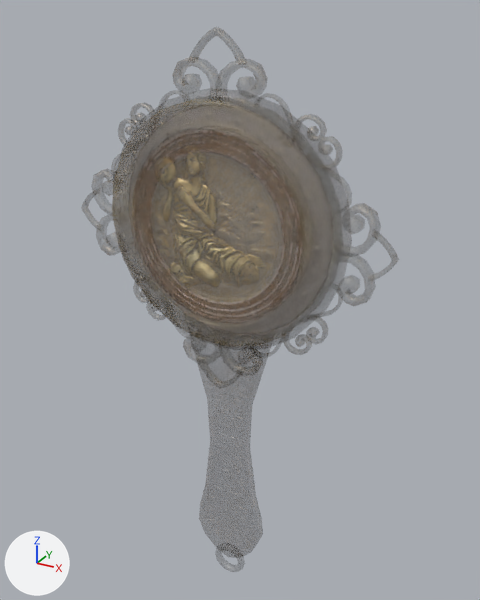
The FBX model Framework/Client/Bin/Resources/Models/Map/Prop/Gimmick/sm42/sm42_182_womanstatue01a_Mini_Anim.fbx: old version first, new version second.
Camera for both pictures: a camera (50 mm lens) standing at (0.266, -0.453, 0.164) and looking at (0.001, 0.028, -0.077). The axes (+X, +Y, +Z) are drawn at lower left. The lights are the same throughout. Where no turn or scale is listed for an object, it has been applied to the vertices.

Objects in the first picture: 'LOD_1_Group_0_Sub_1__sm42_182_WomanStatue01A_D_Mat', 'LOD_1_Group_0_Sub_2__sm73_145_VirginMedal02A_A_Mat__Env_7f84548', 'LOD_1_Group_1_Sub_2__sm73_145_VirginMedal02A_A_Mat__Env_a1c69f3', 'LOD_1_Group_4_Sub_1__sm73_145_VirginMedal02A_A_Mat__Env_18ec4b6'.
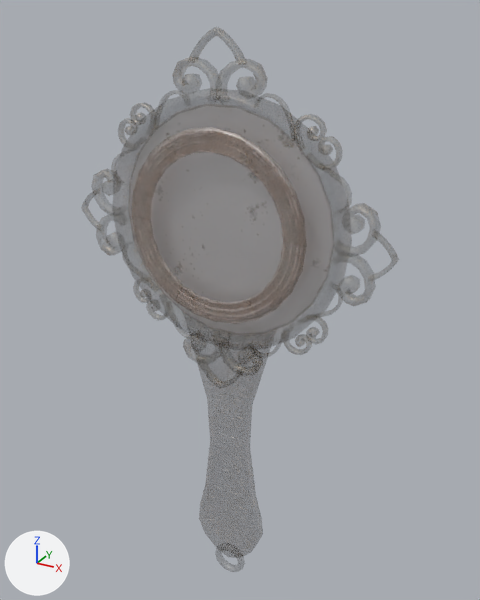
What changed in the scene script:
```text
Remove ob_lod_1_group_4_sub_1__sm73_145_virginmedal02a_a_mat__env_18ec4b6:
    ob_lod_1_group_4_sub_1__sm73_145_virginmedal02a_a_mat__env_18ec4b6 = bpy.data.objects.new('LOD_1_Group_4_Sub_1__sm73_145_VirginMedal02A_A_Mat__Env_18ec4b6', me_lod_1_group_4_sub_1__sm73_145_virginmedal02a_a_mat__env_256291c)
    ob_lod_1_group_4_sub_1__sm73_145_virginmedal02a_a_mat__env_18ec4b6.location = (0.0, 0.0, 0.0)
Remove ob_lod_1_group_1_sub_2__sm73_145_virginmedal02a_a_mat__env_a1c69f3:
    ob_lod_1_group_1_sub_2__sm73_145_virginmedal02a_a_mat__env_a1c69f3 = bpy.data.objects.new('LOD_1_Group_1_Sub_2__sm73_145_VirginMedal02A_A_Mat__Env_a1c69f3', me_lod_1_group_1_sub_2__sm73_145_virginmedal02a_a_mat__env_5ec6da7)
    ob_lod_1_group_1_sub_2__sm73_145_virginmedal02a_a_mat__env_a1c69f3.location = (0.0, 0.0, 0.0)
Remove ob_lod_1_group_1_sub_1__sm42_182_womanstatue01a_d_mat:
    ob_lod_1_group_1_sub_1__sm42_182_womanstatue01a_d_mat = bpy.data.objects.new('LOD_1_Group_1_Sub_1__sm42_182_WomanStatue01A_D_Mat', me_lod_1_group_1_sub_1__sm42_182_womanstatue01a_d_mat_mesh0001)
    ob_lod_1_group_1_sub_1__sm42_182_womanstatue01a_d_mat.location = (0.0, 0.0, 0.0)
Remove ob_lod_1_group_0_sub_2__sm73_145_virginmedal02a_a_mat__env_7f84548:
    ob_lod_1_group_0_sub_2__sm73_145_virginmedal02a_a_mat__env_7f84548 = bpy.data.objects.new('LOD_1_Group_0_Sub_2__sm73_145_VirginMedal02A_A_Mat__Env_7f84548', me_lod_1_group_0_sub_2__sm73_145_virginmedal02a_a_mat__env_3372ab4)
    ob_lod_1_group_0_sub_2__sm73_145_virginmedal02a_a_mat__env_7f84548.location = (0.0, 0.0, 0.0)
```

Pixel boxes [x1, y1, x2, y2] of what changed, in the pictures (480 x 600 px):
'LOD_1_Group_1_Sub_2__sm73_145_VirginMedal02A_A_Mat__Env_a1c69f3', deleted: before [154, 145, 265, 288]
'LOD_1_Group_0_Sub_2__sm73_145_VirginMedal02A_A_Mat__Env_7f84548', deleted: before [137, 135, 299, 316]
'LOD_1_Group_4_Sub_1__sm73_145_VirginMedal02A_A_Mat__Env_18ec4b6', deleted: before [133, 130, 303, 319]
